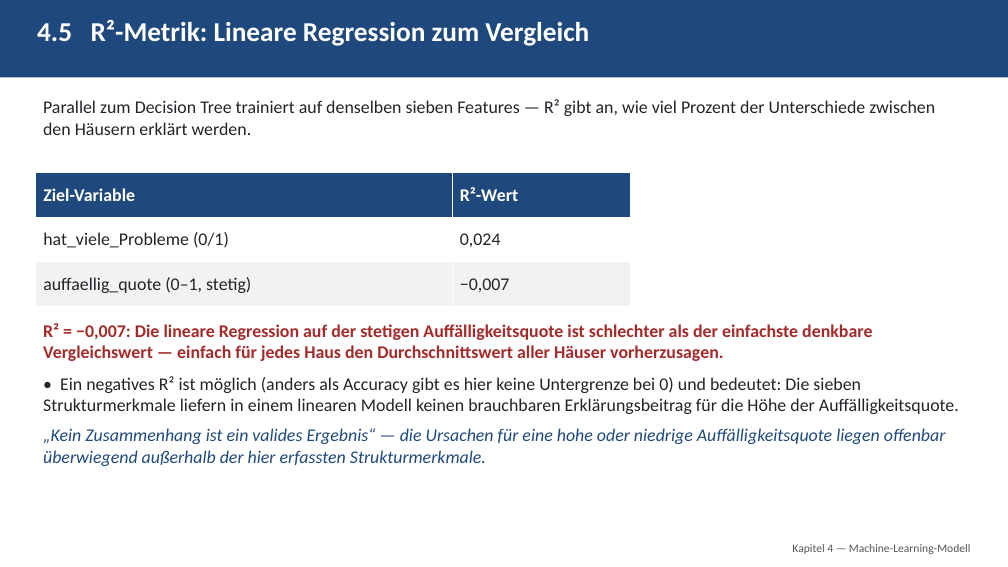
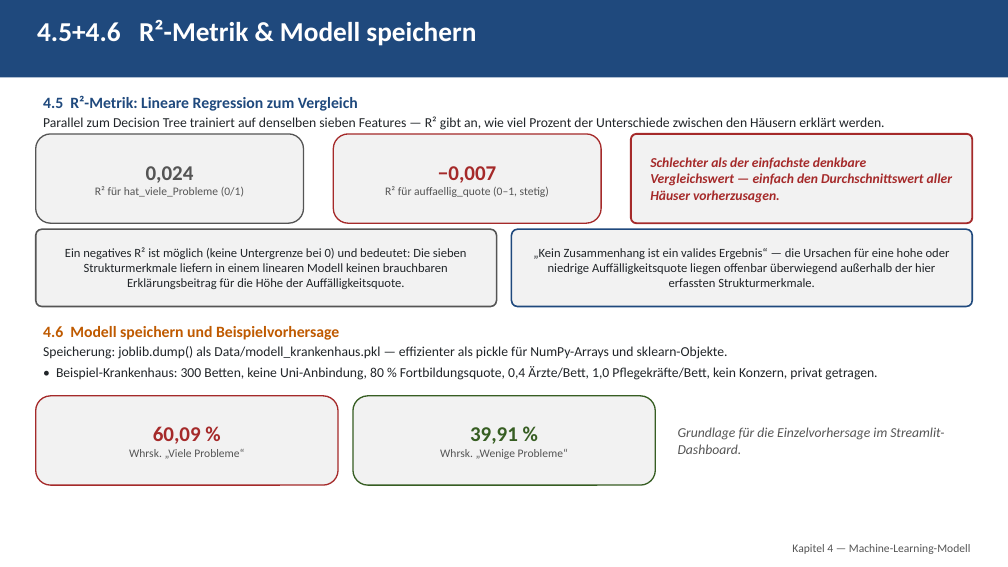
Before and after one commit to eufunk/Qualitaets_Muster_Finder, a slide deck: slide 27 of Doku/PPT/Projektbegleitende_Praesentation.pptx (slide 33 before the commit). Drawn at 1008x567 pixels with LibreOffice and Linux fonts; fonts in the diff are those of the drawing. Boxes give left, top, right and bottom in pixels: in the first picture for what was removed or moved away, otherwise in the second. Text is boxed around its words. In the diff, an @@ line names an element or a change of style, - is before the commit and + after.

```diff
--- a/Doku/PPT/Projektbegleitende_Praesentation.pptx
+++ b/Doku/PPT/Projektbegleitende_Praesentation.pptx
@@ text added at [37, 20, 476, 46], 26 pt, text #FFFFFF, bold @@
+4.5+4.6 R²-Metrik & Modell speichern
@@ text "4.5 R²-Metrik: Lineare Regression zum ...": place and size @@
-text "4.5 R²-Metrik: Lineare Regression zum ..." at [37, 19, 589, 46]
+text "4.5 R²-Metrik: Lineare Regression zum ..." at [43, 95, 358, 111]
@@ text "4.5 R²-Metrik: Lineare Regression zum ..." at [43, 95, 358, 111]: size 26 to 15 pt, text colour #FFFFFF to #1F497D; more space between paragraphs @@
@@ text "Parallel zum Decision Tree trainiert ...": place and size @@
-text "Parallel zum Decision Tree trainiert ..." at [43, 99, 935, 135]
+text "Parallel zum Decision Tree trainiert ..." at [43, 116, 884, 130]
@@ text "Parallel zum Decision Tree trainiert ..." at [43, 116, 884, 130]: size 17 to 13 pt; less space between paragraphs @@
@@ rounded rectangle added at [36, 134, 303, 223], fill #F2F2F2, outline #555555 1.25 pt, 11 pt, text #555555 @@
+0,024
+R² für hat_viele_Probleme (0/1)
@@ rounded rectangle added at [333, 134, 601, 223], fill #F2F2F2, outline #A52A2A 1.25 pt, 11 pt, text #555555 @@
+−0,007
+R² für auffaellig_quote (0–1, stetig)
@@ rounded rectangle added at [631, 134, 973, 223], fill #F2F2F2, outline #A52A2A 1.75 pt, 13 pt, text #A52A2A, bold, italic @@
+Schlechter als der einfachste denkbare Vergleichswert — einfach den Durchschnittswert aller Häuser vorherzusagen.
@@ table removed at [36, 172, 631, 306], 3 rows, 2 columns @@
-Ziel-Variable | R²-Wert
-hat_viele_Probleme (0/1) | 0,024
-auffaellig_quote (0–1, stetig) | −0,007
@@ rounded rectangle added at [36, 229, 497, 306], fill #F2F2F2, outline #555555 1.5 pt, 12 pt, text #212529 @@
+Ein negatives R² ist möglich (keine Untergrenze bei 0) und bedeutet: Die sieben Strukturmerkmale liefern in einem linearen Modell keinen brauchbaren Erklärungsbeitrag für die Höhe der Auffälligkeitsquote.
@@ rounded rectangle added at [512, 229, 973, 306], fill #F2F2F2, outline #1F497D 1.5 pt, 12 pt, text #212529 @@
+„Kein Zusammenhang ist ein valides Ergebnis“ — die Ursachen für eine hohe oder niedrige Auffälligkeitsquote liegen offenbar überwiegend außerhalb der hier erfassten Strukturmerkmale.
@@ text removed at [43, 323, 959, 466] @@
-R² = −0,007: Die lineare Regression auf der stetigen Auffälligkeitsquote ist schlechter als der einfachste denkbare Vergleichswert — einfach für jedes Haus den Durchschnittswert aller Häuser vorherzusagen.
-• Ein negatives R² ist möglich (anders als Accuracy gibt es hier keine Untergrenze bei 0) und bedeutet: Die sieben Strukturmerkmale liefern in einem linearen Modell keinen brauchbaren Erklärungsbeitrag für die Höhe der Auffälligkeitsquote.
-„Kein Zusammenhang ist ein valides Ergebnis“ — die Ursachen für eine hohe oder niedrige Auffälligkeitsquote liegen offenbar überwiegend außerhalb der hier erfassten Strukturmerkmale.
@@ text added at [43, 326, 339, 340], 15 pt, text #BF5A00, bold @@
+4.6 Modell speichern und Beispielvorhersage
@@ text added at [43, 346, 877, 380], 13 pt, text #212529 @@
+Speicherung: joblib.dump() als Data/modell_krankenhaus.pkl — effizienter als pickle für NumPy-Arrays und sklearn-Objekte.
+• Beispiel-Krankenhaus: 300 Betten, keine Uni-Anbindung, 80 % Fortbildungsquote, 0,4 Ärzte/Bett, 1,0 Pflegekräfte/Bett, kein Konzern, privat getragen.
@@ rounded rectangle added at [36, 396, 338, 485], fill #F2F2F2, outline #A52A2A 1.25 pt, 11 pt, text #555555 @@
+60,09 %
+Whrsk. „Viele Probleme“
@@ rounded rectangle added at [353, 396, 656, 485], fill #F2F2F2, outline #375E23 1.25 pt, 11 pt, text #555555 @@
+39,91 %
+Whrsk. „Wenige Probleme“
@@ text added at [678, 427, 944, 454], 13 pt, text #555555, italic @@
+Grundlage für die Einzelvorhersage im Streamlit-Dashboard.
```
Also in this commit, not shown: 25 other slides changed, 8 slides removed, 28 other files.
